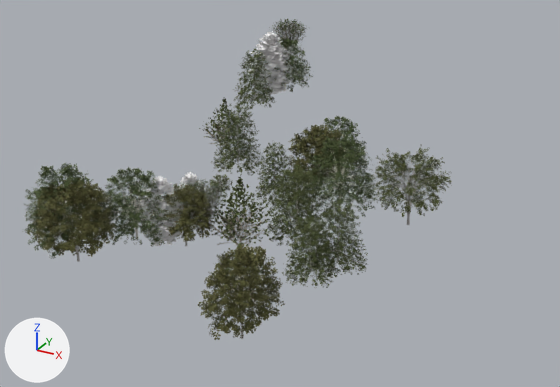
The glTF model models/main/t_1_0.glb, before and after one commit.
The view is the same before and after, from a camera (50 mm lens) standing at (320.0, -135.0, 202.0) and looking at (190.0, 100.0, 85.0). Arrows for +X, +Y and +Z are at lower left; the lights stay in place. The older version comes first. Where no turn or scale is listed for an object, it has been applied to the vertices. Vertices at exactly the same position are counted once.

Names of what the first picture shows: 'T_LondonPlane_L1_0342', 'T_LondonPlane_L1_0382', 'T_PinOak_L1_0381', 'T_SugarMaple_L1_0419', 'Tree_PinOak_LOD1_v2Oct', 'Tree_PinOak_LOD1_v2Oct.001', 'Tree_PinOak_LOD1_v2Oct.003', 'Tree_PinOak_LOD1_v2Oct.006', 'Tree_RedMaple_LOD1_v2Oct', 'Tree_RedMaple_LOD1_v2Oct.001', 'Tree_RedMaple_LOD1_v2Oct.002', 'Tree_RedMaple_LOD1_v2Oct.003' and 4 more.
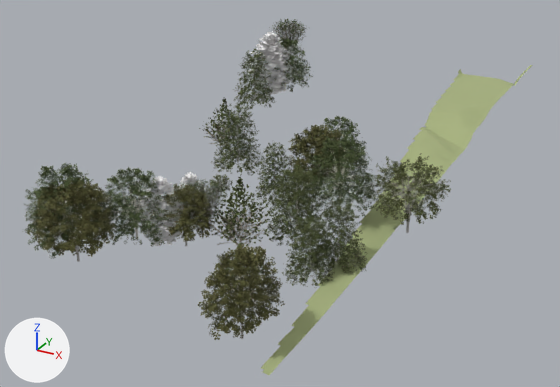
Edits to the bpy script that builds the scene:
```text
Add mat_ground_ortho_grass:
    mat_ground_ortho_grass = principled_material('Ground_ortho_grass')
    mat_ground_ortho_grass.base_color = (0.395, 0.452, 0.216)  # green #a9b380
    mat_ground_ortho_grass.roughness = 0.9
Change me_tree_sugarmaple_lod1_v2oct:
    used by ob_t_sugarmaple_l1_0419; location = (226.0, 69.6, 109.2); rotation_euler = (0.00412, -0.0191, 2.822), in degrees (0.2, -1.1, 162); scale = (32.8, 30.9, 31.9)
    remove me_tree_sugarmaple_lod1_v2oct.from_pydata(...)  # 35555 vertices, 28843 faces; spans x -1.0..1.0, y -0.81..0.81, z -0.4..0.4
    add me_tree_sugarmaple_lod1_v2oct.from_pydata(...)  # 35591 vertices, 28907 faces; spans x -1.0..1.0, y -0.81..0.81, z -0.4..0.4
    me_tree_sugarmaple_lod1_v2oct part 1: 139 vertices moved within x -0.94..-0.28, y -0.79..-0.02, z -0.19..0.29; 1058 vertices removed from x -0.99..-0.24, y -0.8..0.01, z -0.4..0.4; 1066 vertices added at x -0.99..-0.25, y -0.8..0.01, z -0.4..0.4
    other edits to the shape of me_tree_sugarmaple_lod1_v2oct do not show in these pictures
Add me_ws230_ne_east_gap_fill_3dep_unverified:
    me_ws230_ne_east_gap_fill_3dep_unverified.from_pydata(...)  # 3760 vertices, 6928 faces; spans x -13.0..13.0, y -134.0..134.0, z -8.0..8.0
    me_ws230_ne_east_gap_fill_3dep_unverified.materials.append(mat_ground_ortho_grass)  # green #a9b380
Change ob_t_sugarmaple_l1_0419:
    ob_t_sugarmaple_l1_0419.location: (226.0, 69.6, 109.2) -> (226.0, 69.6, 106.5)
    ob_t_sugarmaple_l1_0419.scale: (32.8, 30.9, 31.9) -> (32.9, 30.9, 32.0)
Change ob_tree_pinoak_lod1_v2oct_001:
    ob_tree_pinoak_lod1_v2oct_001.location: (238.6, 47.43, 102.0) -> (238.6, 47.43, 102.2)
Add ob_ws230_ne_east_gap_fill_3dep_unverified:
    ob_ws230_ne_east_gap_fill_3dep_unverified = bpy.data.objects.new('WS230_NE_east_gap_fill_3DEP_UNVERIFIED', me_ws230_ne_east_gap_fill_3dep_unverified)
    ob_ws230_ne_east_gap_fill_3dep_unverified.location = (232.5, 128.0, 99.1)
```

Location of each change, [x1, y1, x2, y2] in pixels of the pictures (560 x 387 px; the box of a moved part takes in the faces that stretch with it):
'WS230_NE_east_gap_fill_3DEP_UNVERIFIED', added: after [261, 65, 532, 375]
'T_SugarMaple_L1_0419', reshaped, moved, rescaled: before [209, 145, 452, 225]; after [209, 153, 451, 233]
'Tree_PinOak_LOD1_v2Oct.001', moved: before [311, 200, 368, 278]; after [312, 199, 368, 276]
part 1 of me_tree_sugarmaple_lod1_v2oct, moved or reshaped: before [370, 145, 446, 225]; after [370, 153, 446, 233]
